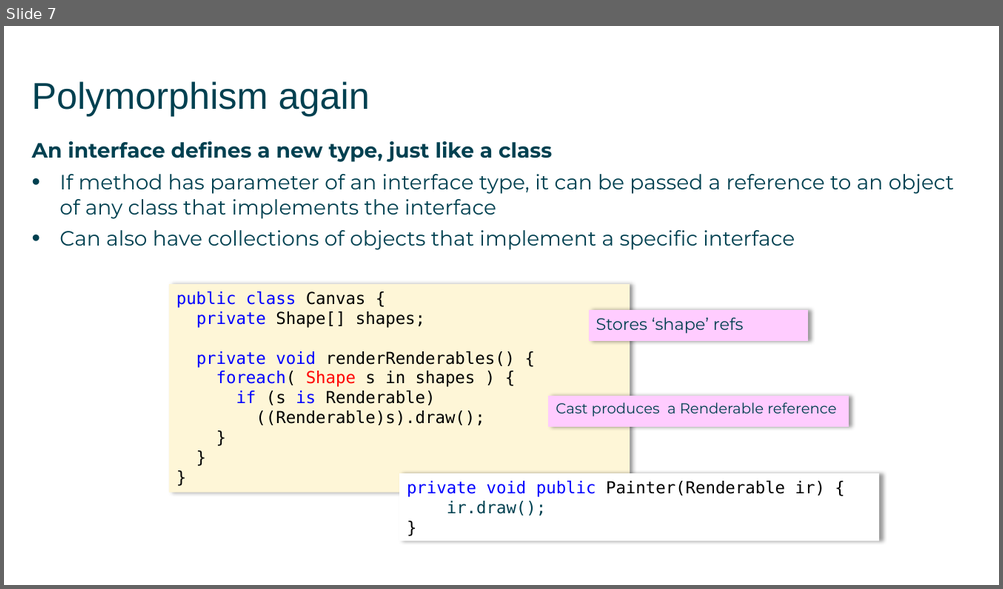
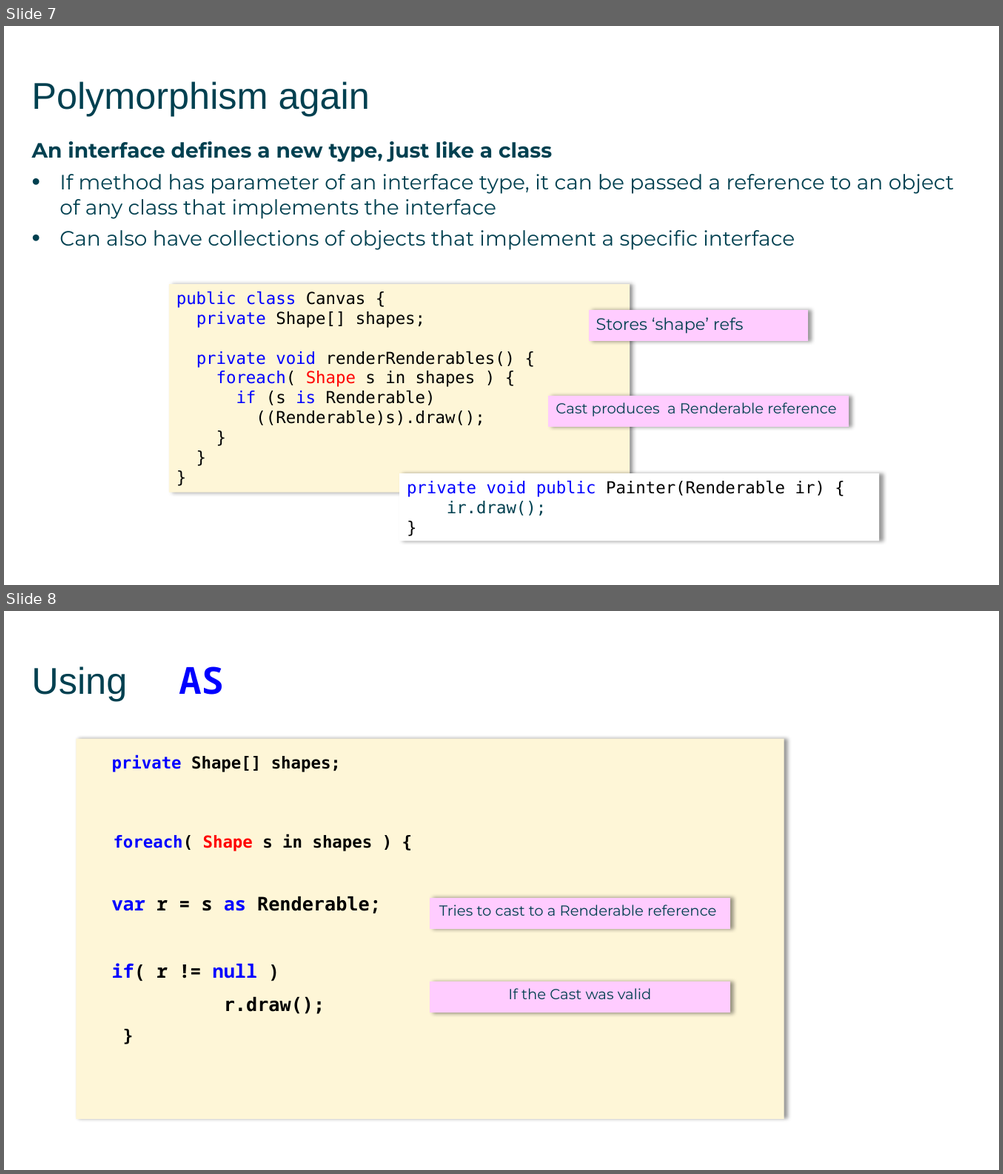
Before and after one commit to mikebaradaran/csharp, a slide deck: 10-Interfaces.pptx. Shown one above the other, each under a label of ours: slide 7 before the commit, slides 7 and 8 after it. The pictures are 1003x589 and 1003x1174 pixels, drawn with LibreOffice and Linux fonts; fonts in the diff are those of the drawing. Boxes give left, top, right and bottom in pixels: in the first picture for what was removed or moved away, otherwise in the second. Text is boxed around its words. In the diff, an @@ line names an element or a change of style, - is before the commit and + after.

```diff
--- a/10-Interfaces.pptx
+++ b/10-Interfaces.pptx
@@ slide 8 added at box(4, 611, 999, 1170), background #FFFFFF @@
@@ title added at box(31, 667, 223, 701), 36 pt, text #004050 @@
+Using AS
@@ rectangle added at box(76, 738, 784, 1119), fill #FEF6D7, 16 pt, text #000000, bold @@
+private Shape[] shapes;
+foreach( Shape s in shapes ) {
+var r = s as Renderable;
+if( r != null )
+r.draw();
+}
@@ border callout added at box(430, 897, 730, 929), fill #FFCCFF, 14 pt, text #004050 @@
+Tries to cast to a Renderable reference
@@ border callout added at box(430, 982, 730, 1013), fill #FFCCFF, 14 pt, text #004050 @@
+If the Cast was valid
```
Also in this commit, not shown: 2 other files.
